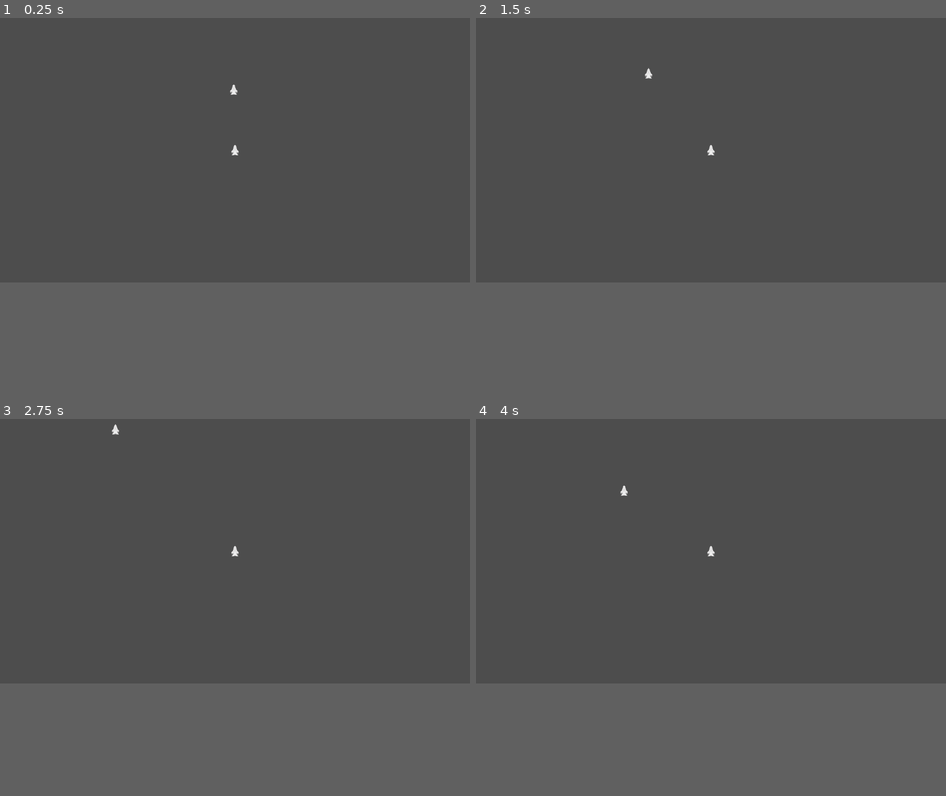
Above: before the commit, frames 1-4 (two rows, left to right).
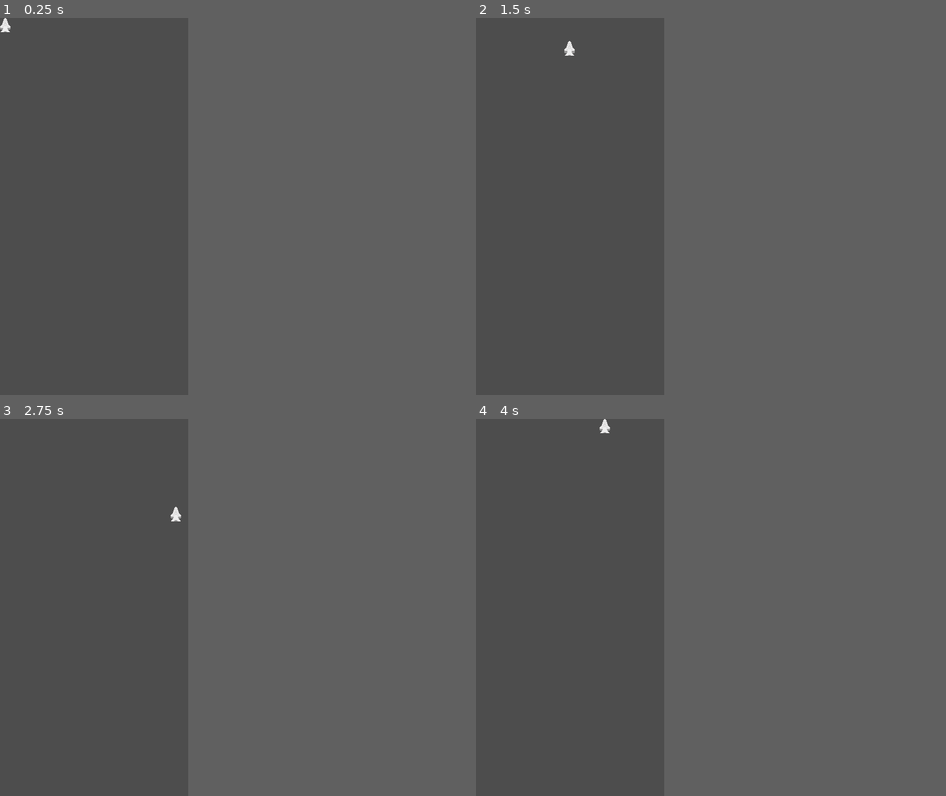
Above: after the commit, the same moments.

Repository: ibotyni/bullet-hell-jam-5
Game: Godot game, scene res://Scenes/test_hell.tscn
Same seed, same stepped clock (60 frames per second), same inputs: the game is played once before the commit and once after it.
Inputs:
- Up to frame 1 (0.25 s): no input
- Up to frame 2 (1.5 s): tap Enter at 0.5 s; hold Right (right) 0.53-1.28 s; hold Down (down) from 1.28 s (still down)
- Up to frame 3 (2.75 s): release Down (down) at 2.03 s; hold Right (right) from 2.03 s (still down)
- Up to frame 4 (4 s): release Right (right) at 2.78 s; hold Up (up) 2.78-3.53 s; hold Left (left) from 3.53 s (still down)
In our replay, the window is 799x449 before the commit and 320x640 after it. These sizes can differ from the game's own. Grey fills any space a smaller window leaves; there, only what the larger window draws over its background counts as a difference.

The runs differ from the first frame. In frame 1, 0.1% of the frame differs, in the area x 0-51%, y 0-37%; in frame 2, 0.1%, in the area x 18-51%, y 6-37%; in frame 3, 0.1%; in frame 4, 0.1%.

Commit message:
Camera
Camera

Diff:
--- /dev/null
+++ b/Scenes/Camera/GameCamera.tscn
@@ -0,0 +1,7 @@
+[gd_scene format=3 uid="uid://hxn1kwd2n68s"]
+
+[node name="GameCamera" type="Camera2D"]
+limit_left = 0
+limit_top = 0
+limit_right = 600
+limit_bottom = 1200
--- a/Scenes/Player/protoship.tscn
+++ b/Scenes/Player/protoship.tscn
@@ -17,5 +17,3 @@
 
 [node name="CollisionShape2D" type="CollisionShape2D" parent="."]
 shape = SubResource("CapsuleShape2D_7ppd7")
-
-[node name="Camera2D" type="Camera2D" parent="."]
--- a/Scripts/PlayerMovement/PlayerController.gd
+++ b/Scripts/PlayerMovement/PlayerController.gd
@@ -20,3 +20,13 @@
 	velocity = direction * speed
 
 	move_and_slide()
+
+	# Clamp player position within camera limits (now after move_and_slide)
+	var viewport_rect = get_viewport_rect()
+	var camera_limits = viewport_rect.size
+
+	position.x = clamp(position.x, viewport_rect.position.x +
+	$Sprite2D.texture.get_width() / 2, viewport_rect.position.x + camera_limits.x - $Sprite2D.texture.get_width() / 2)
+
+	position.y = clamp(position.y, viewport_rect.position.y +
+	$Sprite2D.texture.get_height() / 2, viewport_rect.position.y + camera_limits.y - $Sprite2D.texture.get_height() / 2)
--- a/project.godot
+++ b/project.godot
@@ -14,6 +14,12 @@
 run/main_scene="res://Scenes/test_hell.tscn"
 config/features=PackedStringArray("4.2", "GL Compatibility")
 config/icon="res://icon.svg"
+
+[display]
+
+window/size/viewport_width=320
+window/size/viewport_height=640
+window/stretch/mode="viewport"
 
 [input]
 
